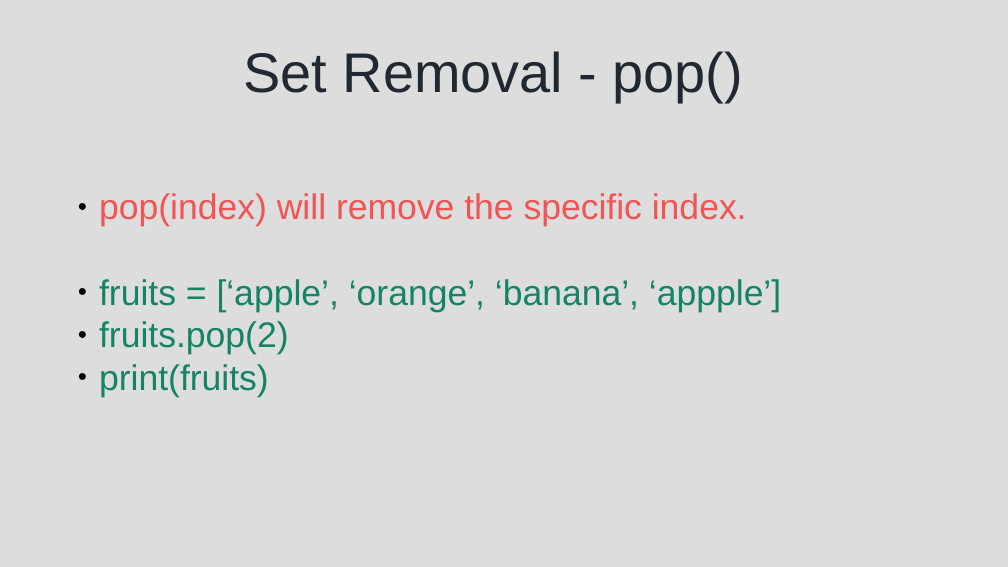
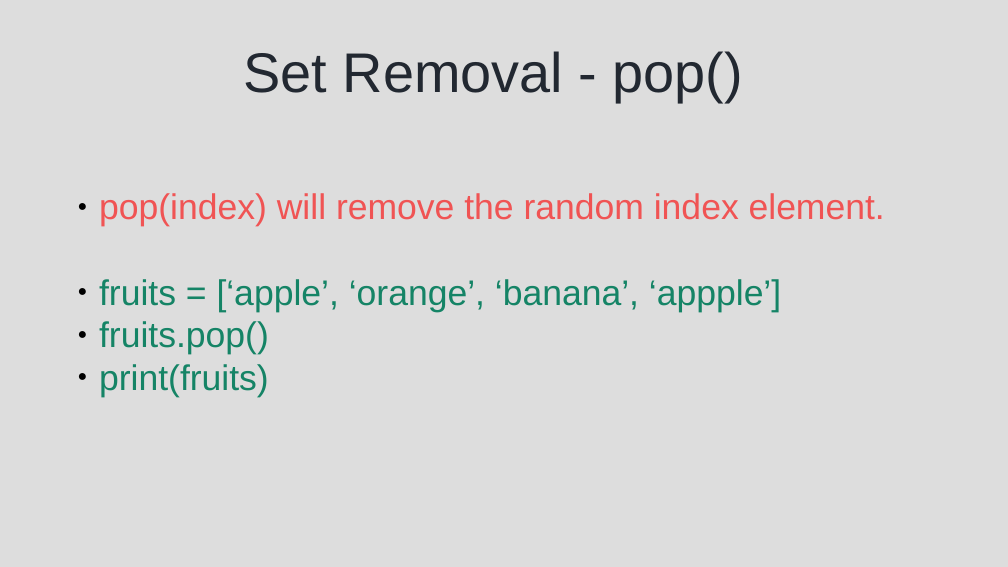
Before and after one commit to syedjafer/learning-notes, a slide deck: slide 19 of learnpythonwithus/session_10_ds_sets.odp. Drawn at 1008x567 pixels with LibreOffice and Linux fonts; fonts in the diff are those of the drawing. Boxes give left, top, right and bottom in pixels: in the first picture for what was removed or moved away, otherwise in the second. Text is boxed around its words. In the diff, an @@ line names an element or a change of style, - is before the commit and + after.

```diff
--- a/learnpythonwithus/session_10_ds_sets.odp
+++ b/learnpythonwithus/session_10_ds_sets.odp
@@ text at [99, 193, 885, 227]: text changed @@
-● pop(index) will remove the specific index.
+● pop(index) will remove the random index element.
@@ text at [99, 321, 269, 355]: text changed @@
-● fruits.pop(2)
+● fruits.pop()
```
Also in this commit, not shown: 14 other files.
